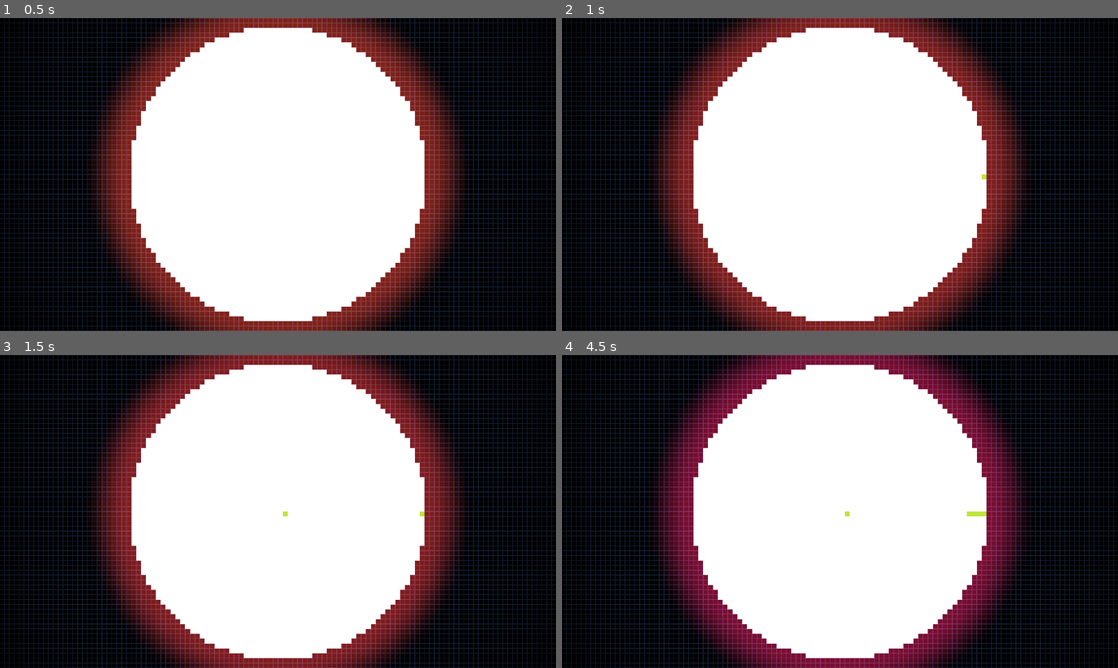
Above: before the commit, frames 1-4 (two rows, left to right).
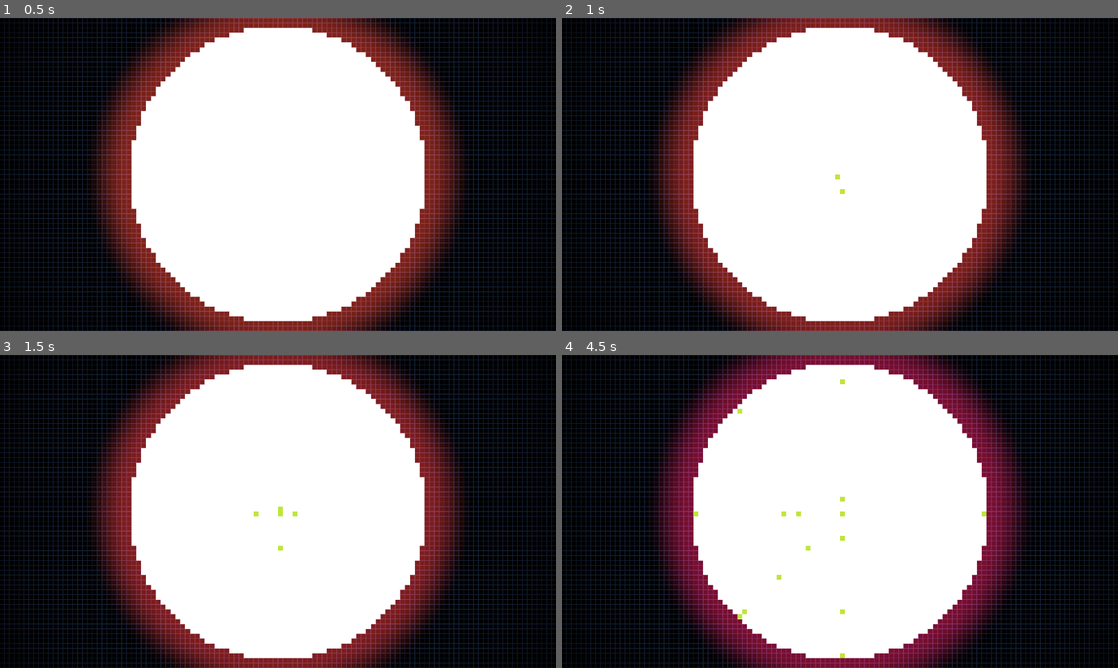
Above: after the commit, the same moments.

Repository: Masupell/sand_tetris_round
Game: Godot game, scene res://scenes/World.tscn
Same seed, same stepped clock (60 frames per second), same inputs: the game is played once before the commit and once after it. The project has no main scene, so this scene is started directly.
Inputs (mouse positions are in pixels of both pictures, inside the frame that each line leads up to):
- Up to frame 1 (0.5 s): no input
- Up to frame 2 (1 s): tap Enter (ui_accept) at 0.5, 0.6, 0.77 s; move the mouse to (962, 158) at 0.52 s; click (962, 158) at 0.67 s
- Up to frame 3 (1.5 s): tap Enter (ui_accept) at 1.07, 1.25, 1.35 s; move the mouse to (166, 527) at 1.27 s; click (166, 527) at 1.42 s
- Up to frame 4 (4.5 s): tap Enter (ui_accept) at 1.52, 1.82, 2.1, 2.85, 3.02, 3.32, 3.6, 3.77, 4.07, 4.35 s; move the mouse to (895, 442) at 2.02 s; click (895, 442) at 2.17 s; move the mouse to (812, 574) at 2.77 s; click (812, 574) at 2.92 s; move the mouse to (1006, 558) at 3.52 s; click (1006, 558) at 3.67 s; move the mouse to (673, 464) at 4.27 s; click (673, 464) at 4.42 s

Frame 1 is identical in both runs. In frame 2, less than 0.1% of the frame differs, in the area x 49-77%, y 50-57%; in frame 3, 0.1%; in frame 4, 0.3%, in the area x 23-76%, y 7-97%.

Commit message:
Working Gravity

Diff:
--- a/Code/grid.gd
+++ b/Code/grid.gd
@@ -14,7 +14,7 @@
 var center = Vector2(width/2,height/2)
 
 var time_passed: float = 0.0
-var interval: float = 1.0
+var interval: float = 0.1
 
 enum CellType { EMPTY, SAND, WATER, WALL, BARRIER}
 
@@ -29,7 +29,7 @@
 
 
 func _ready() -> void:
-	grid.resize(64*64)
+	grid.resize(width*height)
 	circle()
 	#grid[2080].type = CellType.SAND
 	queue_redraw()
@@ -83,19 +83,20 @@
 
 
 func _input(event: InputEvent) -> void:
-	if event is InputEventMouseButton and event.is_released():
-		var pos = event.position
-		print(pos)
-		var grid_pos = Vector2i((pos.x-(1280-width*size)/2)/size, pos.y/size)
-		print(grid_pos)
+	#if event is InputEventMouseButton and event.is_released():
+		#var pos = event.position
+		#print(pos)
+		#var grid_pos = Vector2i((pos.x-(1280-width*size)/2)/size, pos.y/size)
+		#print(grid_pos)
 		#var idx = grid_pos.y * width + grid_pos.x
 		#grid[idx] = 0 if grid[idx] == 1 else 1
 	if event.is_action_released("ui_accept"):
 		spawn_sand()
 
 func spawn_sand(): #Spawns a single sand-block in the center
-	var idx = center.y * width + center.x + 1
-	print(idx)
+	var idx = center.y * width + center.x
+
+	#print(idx)
 	if grid[idx].type == CellType.EMPTY:
 		var angle = randf_range(0.0, TAU)
 		var dir = Vector2(cos(angle), sin(angle))
@@ -103,18 +104,57 @@
 		grid[idx].vel = dir
 
 func update_sand():
+	@warning_ignore("integer_division")
+	var max_radius = width/2
+	var buckets = []
+	for i in max_radius+1:
+		buckets.append([])
+
 	for y in height:
 		for x in width:
 			var idx = y * width + x
 			var cell = grid[idx]
 			if cell.type != CellType.SAND:
 				continue
+			var pos = Vector2(x, y)
+			var d = int((pos - center).length())
+			buckets[d].append(pos)
 
-			var pos = Vector2(x, y)
-			var dir = (pos-center).normalized()
+	for d in range(max_radius, -1, -1):
+		for pos in buckets[d]:
+			var x = int(pos.x)
+			var y = int(pos.y)
+			var idx = y*width+x
+			var cell = grid[idx]
+			if cell.type != CellType.SAND:
+				continue
+
+			var dir = (pos - center).normalized()
+			if pos == center:
+				var angle = randf_range(0, TAU)
+				dir = Vector2(cos(angle), sin(angle))
 			var target = pos + dir.round()
-
 			var target_idx = target.y as int * width + target.x as int
 			if grid[target_idx].type == CellType.EMPTY:
 				grid[target_idx].type = CellType.SAND
-				cell.type = CellType.EMPTY
+				grid[idx].type = CellType.EMPTY
+	#for y in height:
+		#for x in width:
+			#var idx = y * width + x
+			#var cell = grid[idx]
+			#if cell.type != CellType.SAND:
+				#continue
+			#
+			#var pos = Vector2(x, y)
+			#var dir = (pos-center).normalized()
+			#
+			#if pos == center:
+				#var angle = randf_range(0, TAU)
+				#dir = Vector2(cos(angle), sin(angle))
+			#
+			#var target = pos + dir.round()
+			#
+			#var target_idx = target.y as int * width + target.x as int
+			#if grid[target_idx].type == CellType.EMPTY:
+				#grid[target_idx].type = CellType.SAND
+				#grid[idx].type = CellType.EMPTY
